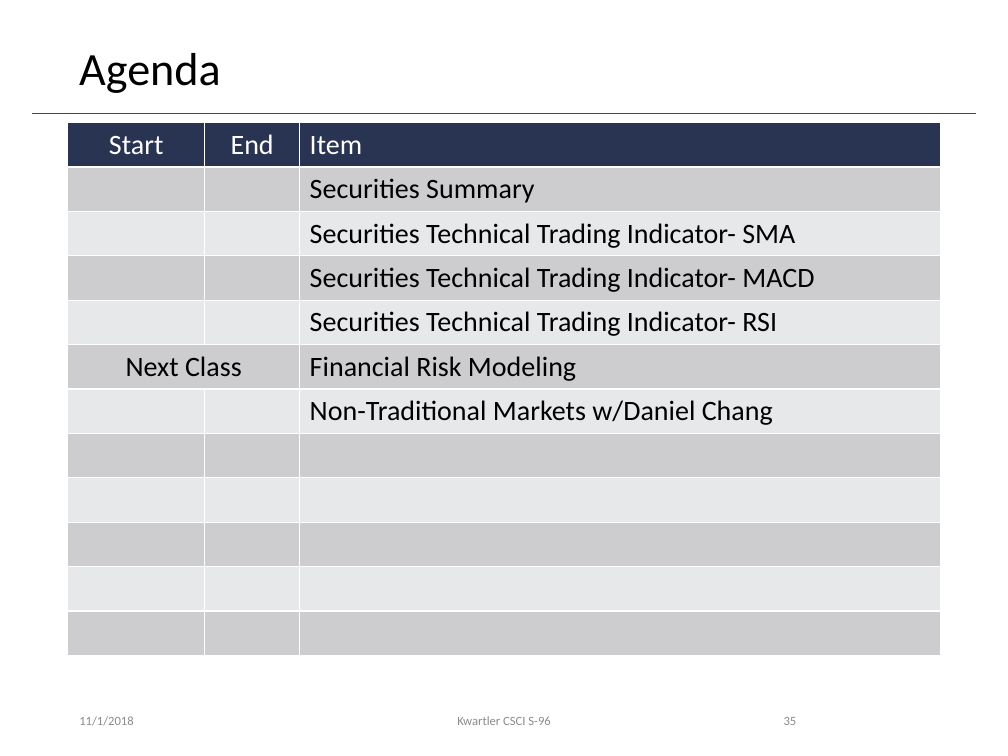
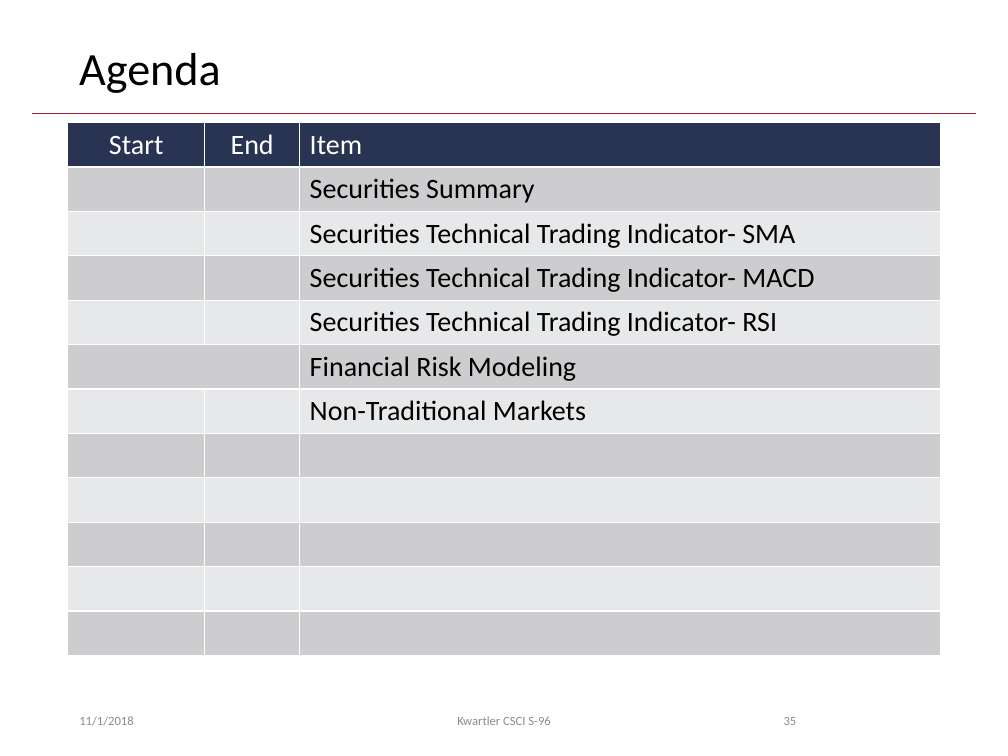
Before and after one commit to EvanShui/ODSC_west_2018, a slide deck: slide 35 of Intro to Technical Financial Evaluation with R.pptx. Drawn at 1008x756 pixels with LibreOffice and Linux fonts; fonts in the diff are those of the drawing; background and template pictures are left out. Boxes give left, top, right and bottom in pixels: in the first picture for what was removed or moved away, otherwise in the second. Text is boxed around its words. In the diff, an @@ line names an element or a change of style, - is before the commit and + after.

```diff
--- a/Intro to Technical Financial Evaluation with R.pptx
+++ b/Intro to Technical Financial Evaluation with R.pptx
@@ table at box(68, 123, 940, 647) @@
-row 6, column 1: Next Class
+row 6, column 1: 
-row 7, column 3: Non-Traditional Markets w/Daniel Chang
+row 7, column 3: Non-Traditional Markets
```
Also in this commit, not shown: 6 other slides changed, 1 other file.
